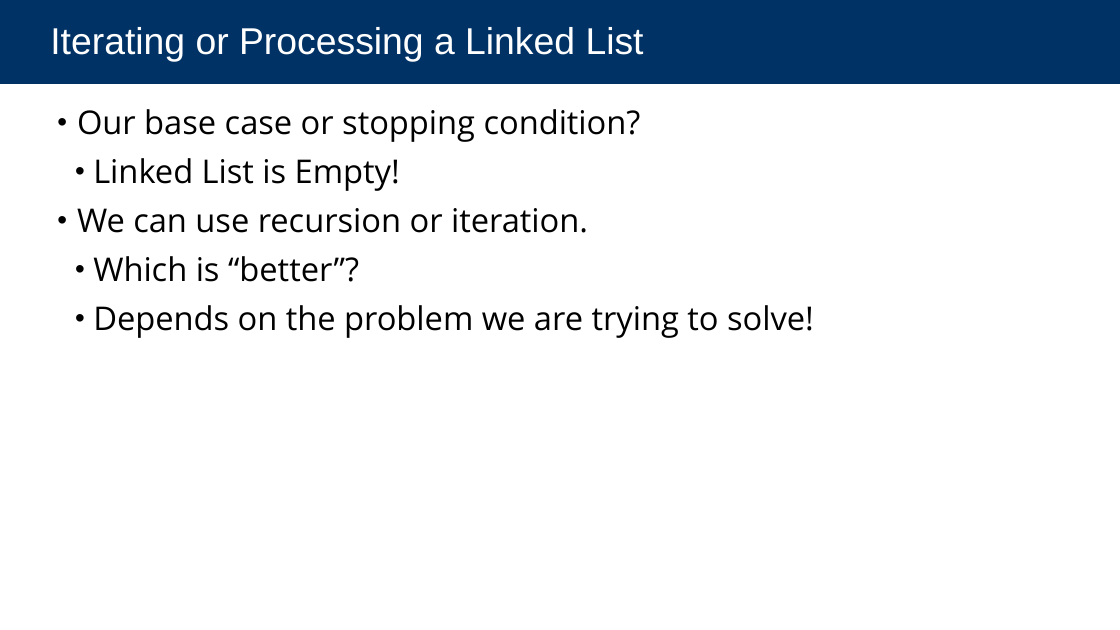
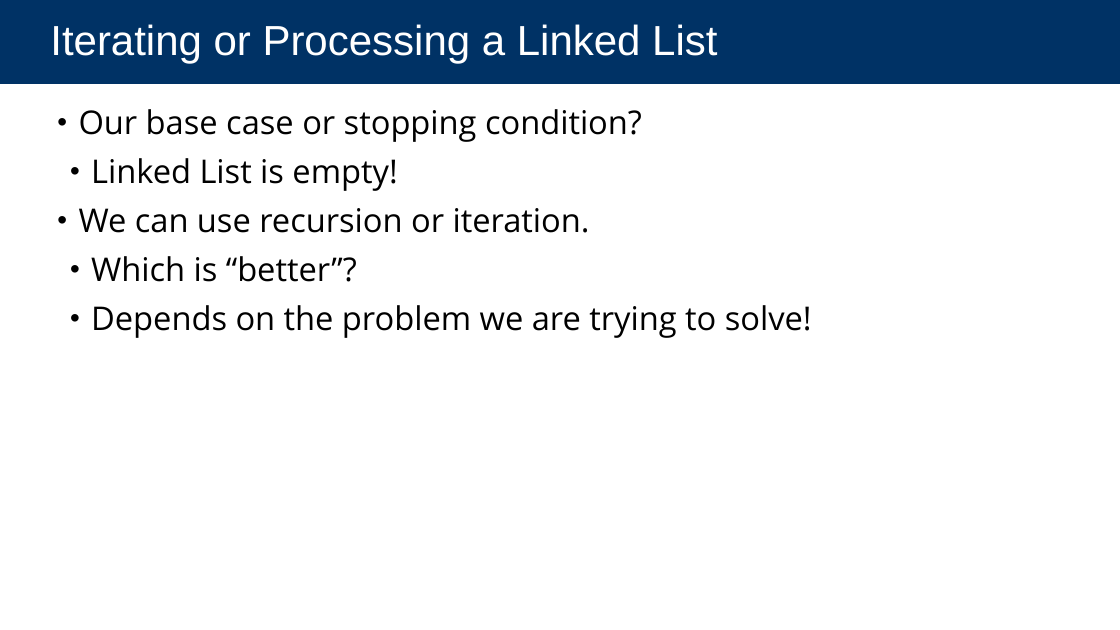
Before and after one commit to cs88-website/sp24, a slide deck: slide 14 of assets/slides/sp24/17-Linked_Lists.pptx (slide 12 before the commit). Drawn at 1120x630 pixels with LibreOffice and Linux fonts; fonts in the diff are those of the drawing. Boxes give left, top, right and bottom in pixels: in the first picture for what was removed or moved away, otherwise in the second. Text is boxed around its words. In the diff, an @@ line names an element or a change of style, - is before the commit and + after.

```diff
--- a/assets/slides/sp24/17-Linked_Lists.pptx
+++ b/assets/slides/sp24/17-Linked_Lists.pptx
@@ title "Iterating or Processing a Linked ..." at (0,0,1120,84): size 32 to 36 pt @@
@@ text at (79,109,812,338): indent changed @@
@@ text at (91,158,397,191): text changed @@
-  • Linked List is Empty!
+  • Linked List is empty!
```
Also in this commit, not shown: 15 other slides changed, 6 slides added, 1 slide removed, 7 other files.
